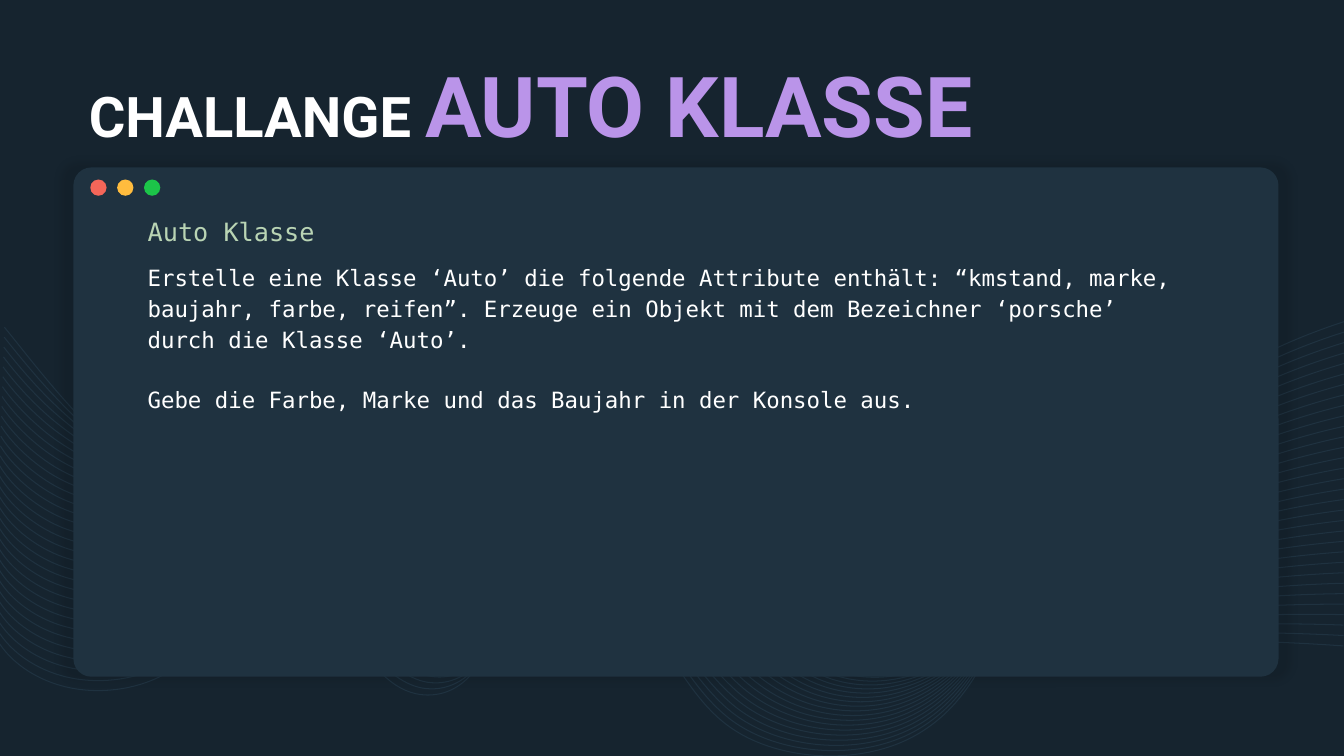
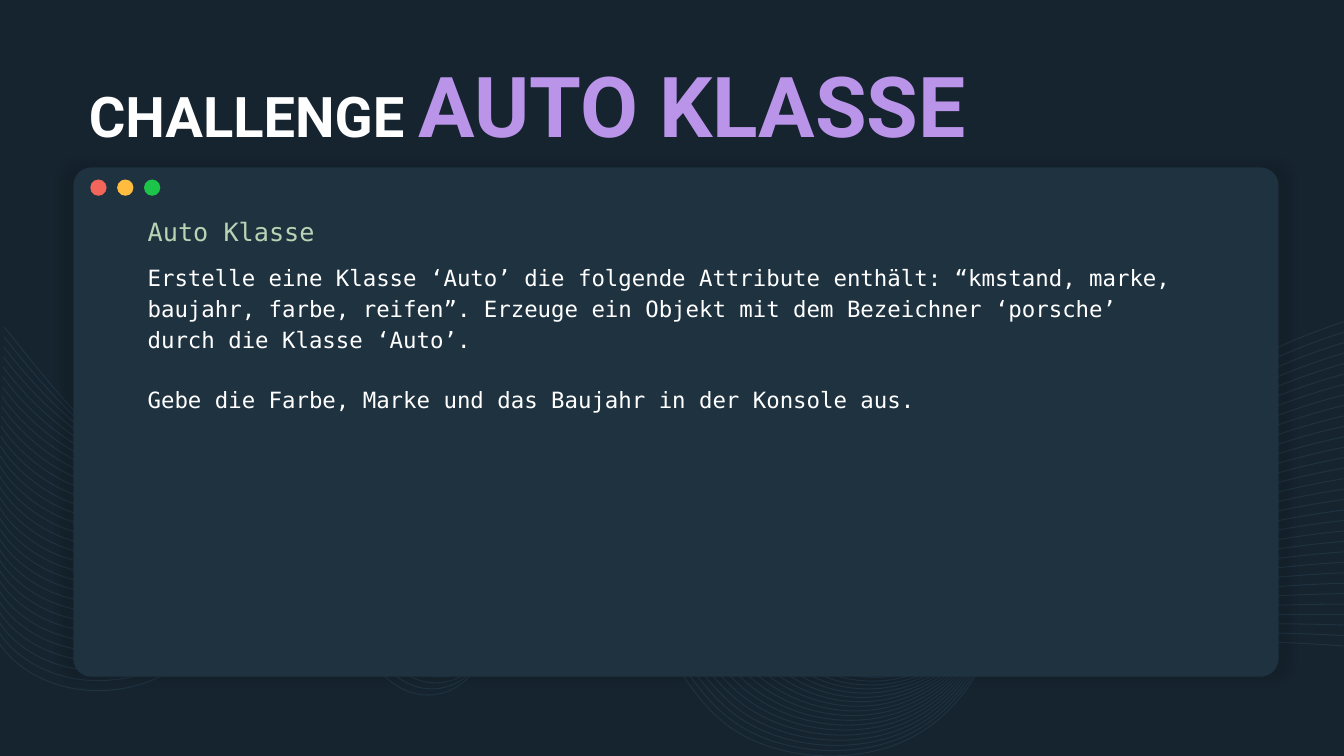
Before and after one commit to derech1e/python-beginner-course, a slide deck: slide 12 of 004/lesson_4.pptx. Drawn at 1344x756 pixels with LibreOffice and Linux fonts; fonts in the diff are those of the drawing. Boxes give left, top, right and bottom in pixels: in the first picture for what was removed or moved away, otherwise in the second. Text is boxed around its words. In the diff, an @@ line names an element or a change of style, - is before the commit and + after.

```diff
--- a/004/lesson_4.pptx
+++ b/004/lesson_4.pptx
@@ title at [89,76,965,138]: text changed @@
-CHALLANGE AUTO KLASSE
+CHALLENGE AUTO KLASSE
```
Also in this commit, not shown: 1 other slide changed, 2 other files.
